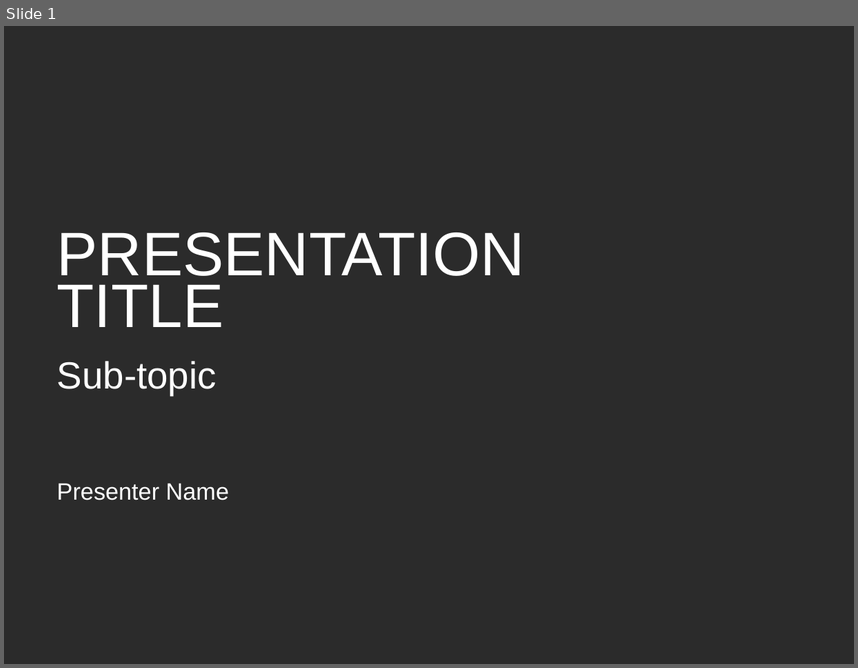
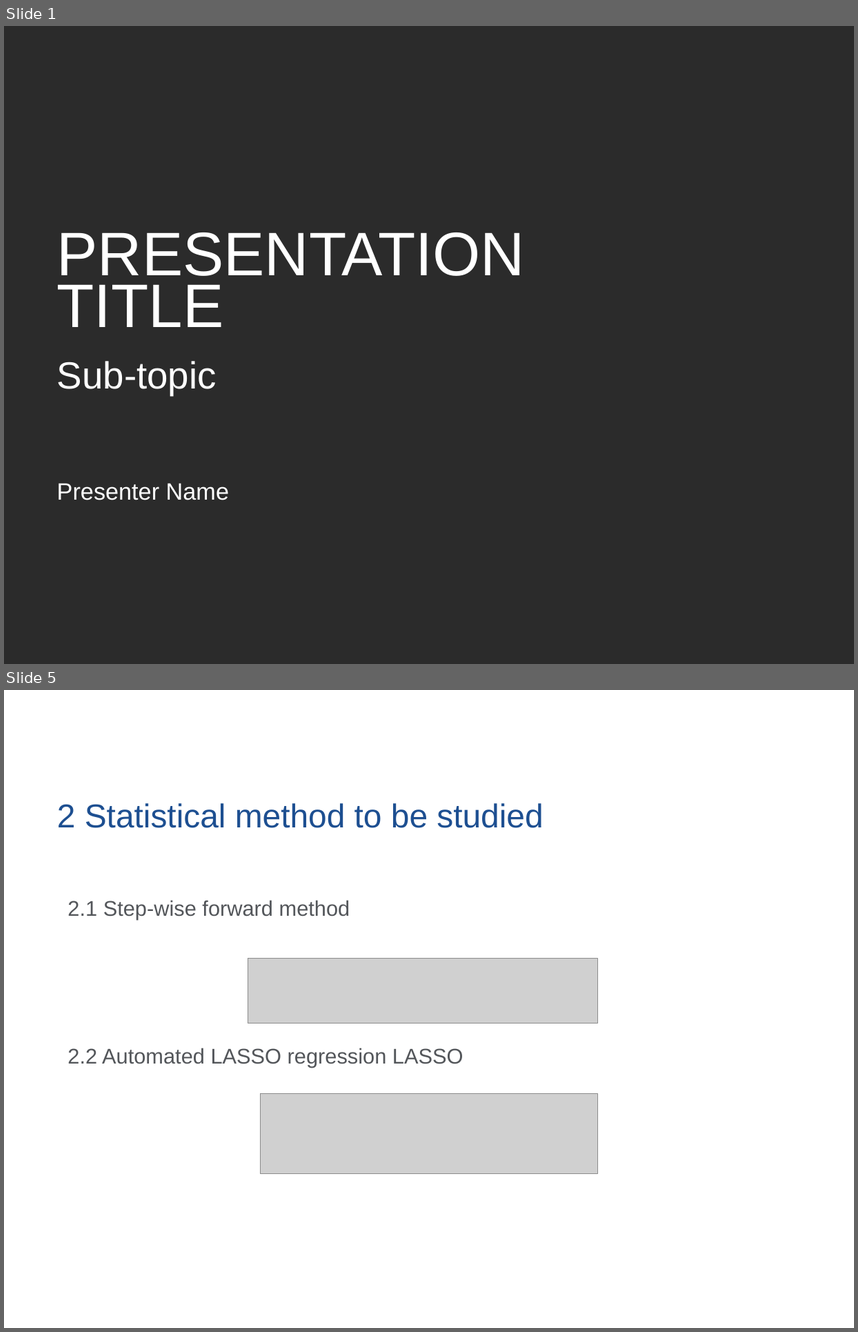
Before and after one commit to yuqimiao/p8160_project1_group7, a slide deck: slide_template/RS11023_Mailman_Standard_Template_12_2018.pptx. Shown one above the other, each under a label of ours: slide 1 before the commit, slides 1 and 5 after it; the slides between them are not shown. The pictures are 858x668 and 858x1332 pixels, drawn with LibreOffice and Linux fonts; fonts in the diff are those of the drawing; grey boxes stand for pictures; background and template pictures are left out; a plain dark background stands for a picture behind light text. Boxes give left, top, right and bottom in pixels: in the first picture for what was removed or moved away, otherwise in the second. Text is boxed around its words. In the diff, an @@ line names an element or a change of style, - is before the commit and + after.

```diff
--- a/slide_template/RS11023_Mailman_Standard_Template_12_2018.pptx
+++ b/slide_template/RS11023_Mailman_Standard_Template_12_2018.pptx
@@ slide 5 added at bbox=[4, 690, 854, 1328], background picture (left out) @@
@@ title added at bbox=[57, 803, 543, 828], 28 pt, text #1D4F91 @@
+2 Statistical method to be studied
@@ text added at bbox=[67, 900, 464, 1067], 18 pt, text #53565A @@
+2.1 Step-wise forward method
+2.2 Automated LASSO regression LASSO
@@ picture added at bbox=[248, 958, 597, 1023] @@
@@ picture added at bbox=[261, 1094, 598, 1174] @@
@@ page number added at bbox=[593, 1288, 791, 1323], 10 pt, text #FFFFFF @@
+5
```
Also in this commit, not shown: 6 other slides added, 1 slide removed, 2 other files.
